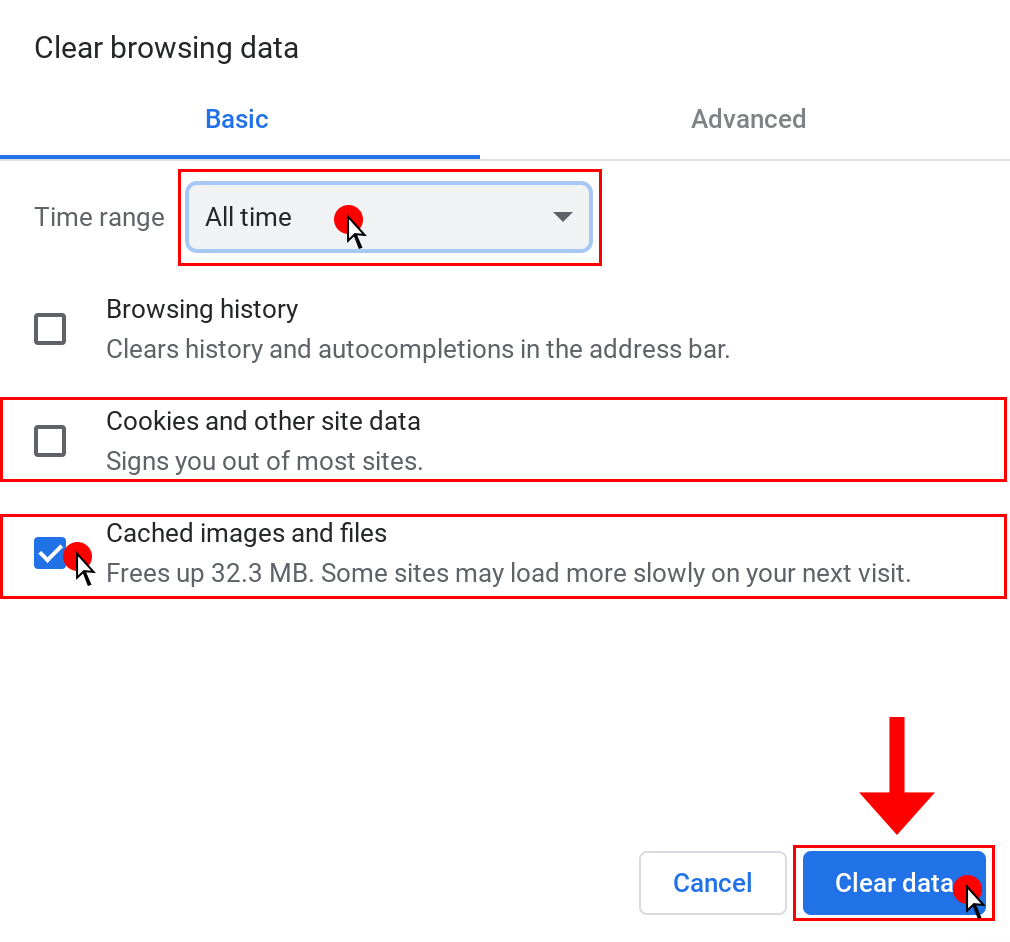
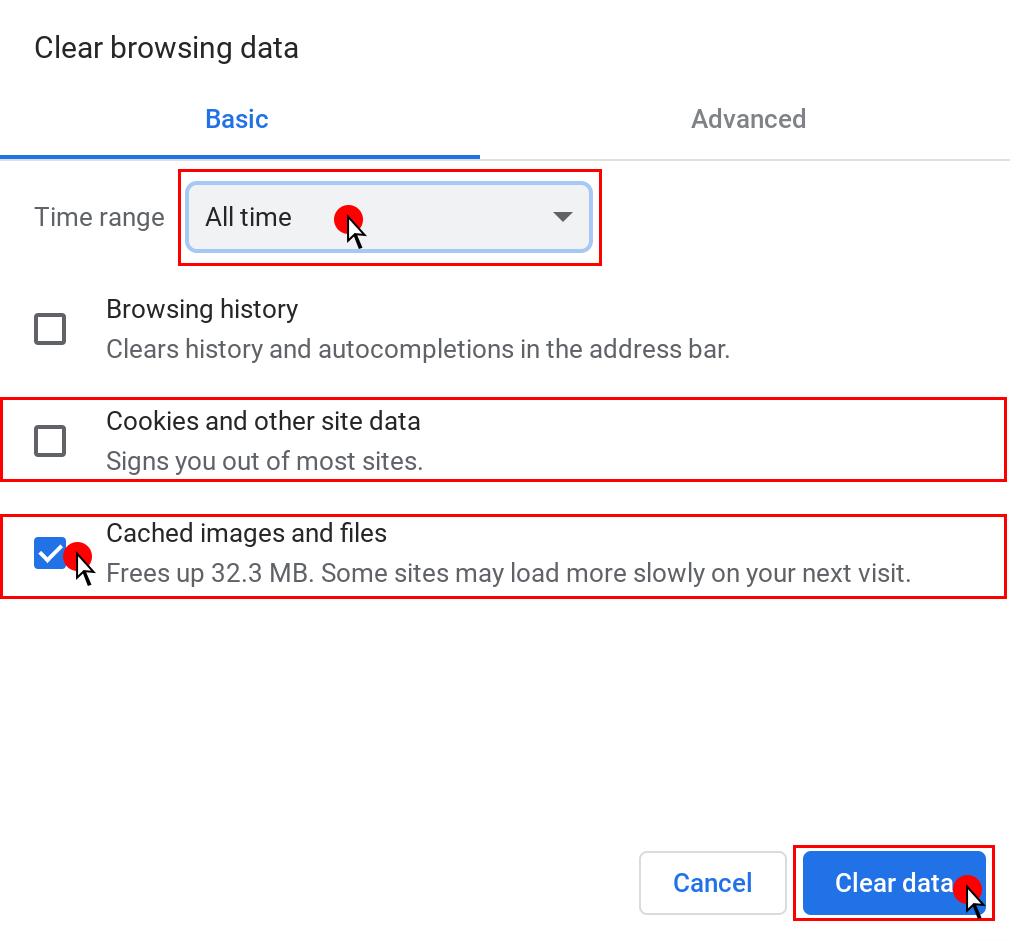
Layer changes from the first 1010px x 942px image to the second:
hid "Shape 2" over [left=859, top=717, right=935, bottom=835]
